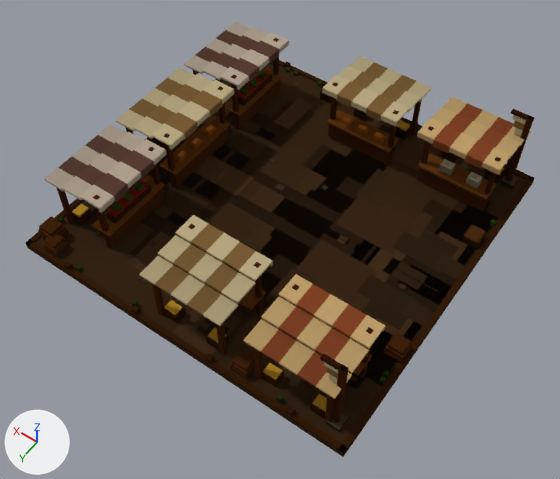
The Blender file asset_creation/houses/market.blend: old version first, new version second.
Rendered twice from a 50 mm lens placed at (-9.37, 13.61, 19.64), pointed at (-0.59, 1.32, 0.32). The lights are fixed; the arrows at lower left show +X, +Y and +Z. The first picture is the older version.

Objects in the first picture: 'Market'.
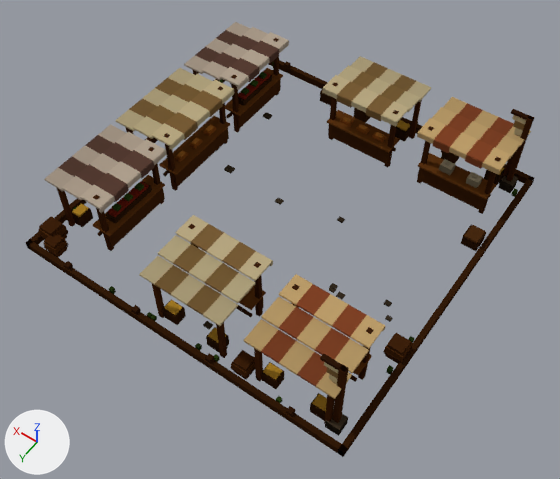
Location of each change, (x1, y1, x2, y2) in pixels of the pictures (560 x 479 px; the box of a moved part takes in the faces that stretch with it):
part 1 of me_market, added
    after: (224, 165, 235, 174)
part 2 of me_market, added
    after: (275, 198, 284, 205)
part 3 of me_market, added
    after: (336, 291, 345, 299)
part 4 of me_market, added
    after: (263, 112, 272, 120)
part 5 of me_market, added
    after: (203, 321, 213, 329)
part 6 of me_market, added
    after: (384, 299, 392, 307)
part 7 of me_market, moved or reshaped
    before: (383, 370, 389, 379)
    after: (386, 365, 394, 374)
part 8 of me_market, moved or reshaped
    before: (131, 300, 139, 307)
    after: (109, 286, 116, 294)
part 9 of me_market, deleted (brown)
    before: (58, 61, 513, 416)
part 10 of me_market, moved or reshaped
    before: (26, 41, 534, 457)
    after: (44, 41, 516, 424)

The change in detail:
me_market is used by ob_market; location (0.0, 0.0, 0.0).
me_market had 3544 vertices, 2658 faces and spanned x -6.0..6.0, y -6.0..6.0, z -0.16..3.02.
me_market now has 2800 vertices, 2100 faces and spans x -6.0..6.0, y -6.0..6.0, z -0.16..3.02.
me_market part 1: a new loose piece, a box spanning x 2.613..2.908, y -0.5..-0.264, z -0.04..0.032, in mat_marketwood.
me_market part 2: a new loose piece, a box spanning x 0.403..0.639, y -0.29..-0.102, z -0.04..0.023, in mat_marketwood.
me_market part 3: a new loose piece, a box spanning x -3.312..-3.094, y 1.709..1.884, z -0.04..0.024, in mat_marketwood.
me_market part 4: a new loose piece, a box spanning x 3.13..3.405, y -3.405..-3.185, z -0.04..0.03, in mat_marketwood.
me_market part 5: a new loose piece, a box spanning x -0.696..-0.473, y 4.868..5.047, z -0.04..0.032, in mat_marketwood.
me_market part 6: a new loose piece, a box spanning x -4.609..-4.407, y 1.129..1.29, z -0.04..0.023, in mat_marketwood.
me_market part 7: the loose piece of 8 vertices spanning x -5.79..-5.66, y 3.34..3.47, z 0.06..0.3 is moved by (0.0, -0.24, -0.09).
me_market part 8: the loose piece of 8 vertices spanning x 1.51..1.64, y 5.66..5.79, z 0.06..0.28 is moved by (0.94, 0.0, -0.08).
me_market part 9: 126 loose pieces with 1008 vertices, spanning x -6.0..6.0, y -6.0..6.0, z 0.05..0.28, are deleted.
me_market part 10: 196 vertices moved from x -5.84..5.84, y -5.68..5.76, z 0.0 to x -5.84..5.84, y -5.68..5.76, z -0.06..-0.04; 24 vertices removed from x -6.0..6.0, y -6.0..6.0, z -0.16..0.06; 80 vertices added at x -3.78..5.78, y -5.78..5.79, z -0.03..0.2.
Other edits to the shape of me_market do not show in these pictures.
